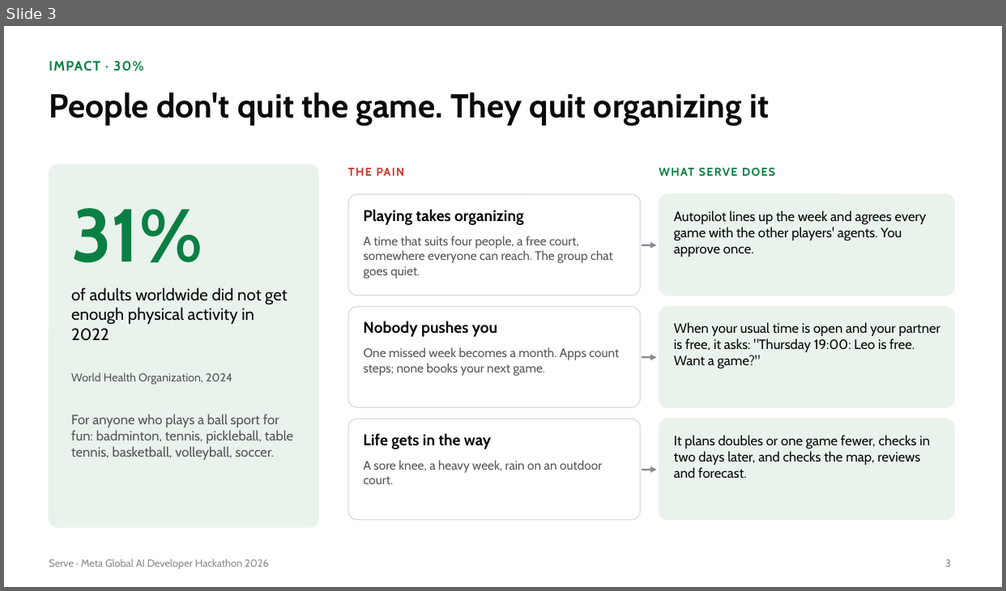
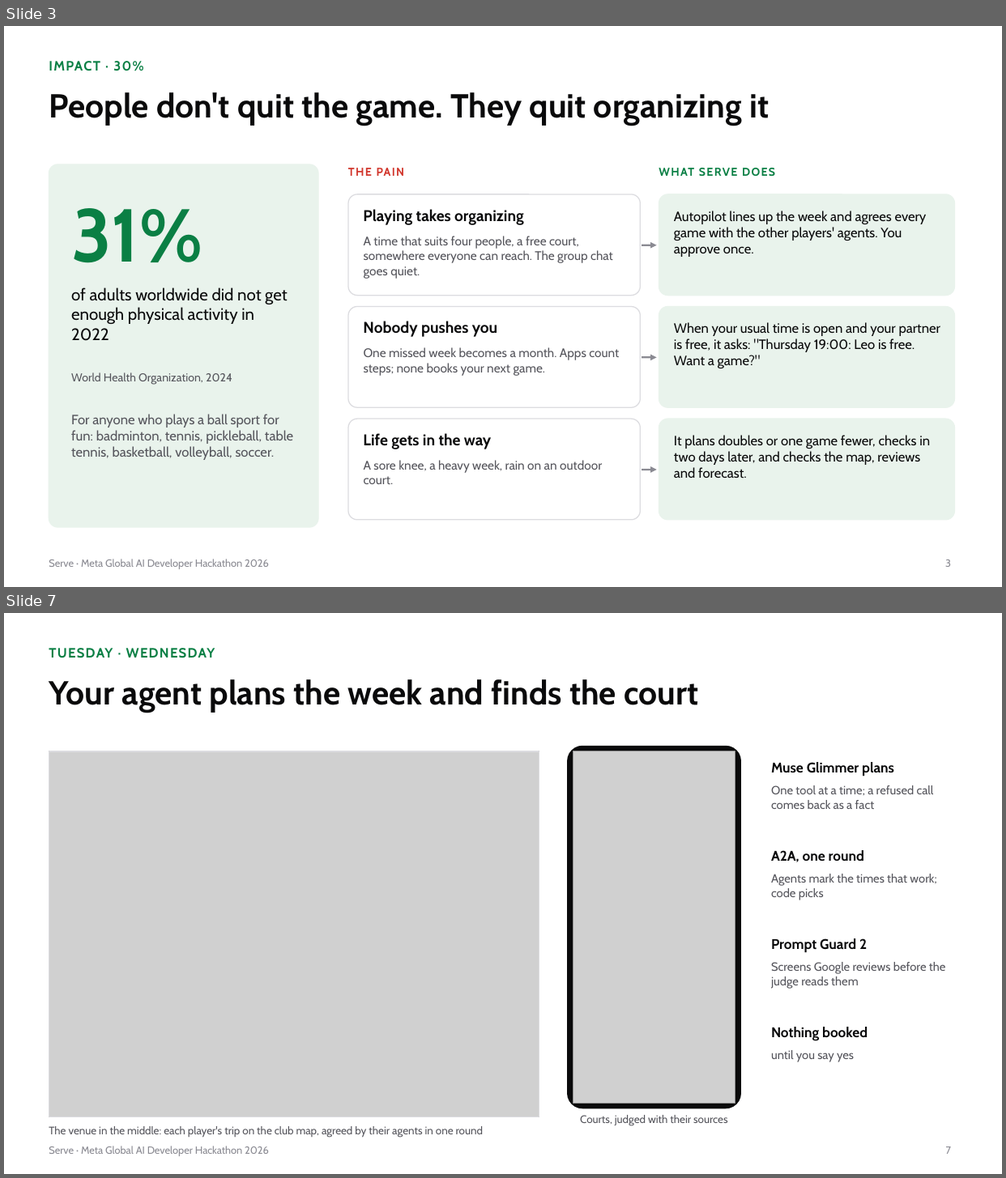
Before and after one commit to gino6178/serve-meta-hackathon, a slide deck: video/deck/Serve_Meta_deck.pptx. Shown one above the other, each under a label of ours: slide 3 before the commit, slides 3 and 7 after it; the slides between them are not shown. The pictures are 1006x591 and 1006x1178 pixels, drawn with LibreOffice and Linux fonts; fonts in the diff are those of the drawing; grey boxes stand for pictures. Boxes give left, top, right and bottom in pixels: in the first picture for what was removed or moved away, otherwise in the second. Text is boxed around its words. In the diff, an @@ line names an element or a change of style, - is before the commit and + after.

```diff
--- a/video/deck/Serve_Meta_deck.pptx
+++ b/video/deck/Serve_Meta_deck.pptx
@@ slide 7 added at (4, 613, 1002, 1174), background #FFFFFF; not listed: 1 template element that a slide beside it also shows @@
@@ text added at (49, 648, 215, 658), 13 pt, text #0A7F44, bold @@
+TUESDAY · WEDNESDAY
@@ title added at (49, 679, 698, 713), 32 pt, text #0A0A0B, bold @@
+Your agent plans the week and finds the court
@@ picture added at (49, 752, 539, 1118) @@
@@ rectangle added at (49, 752, 539, 1118), outline #DCDCE0 1 pt @@
@@ rounded rectangle added at (568, 747, 740, 1109), fill #0A0A0B, outline #0A0A0B 1 pt @@
@@ picture added at (573, 752, 735, 1103) @@
@@ text added at (771, 762, 894, 777), 13.5 pt, text #0A0A0B, bold @@
+Muse Glimmer plans
@@ text added at (771, 786, 934, 809), 11.5 pt, text #55555C @@
+One tool at a time; a refused call comes back as a fact
@@ text added at (771, 850, 864, 862), 13.5 pt, text #0A0A0B, bold @@
+A2A, one round
@@ text added at (771, 874, 936, 901), 11.5 pt, text #55555C @@
+Agents mark the times that work; code picks
@@ text added at (771, 939, 867, 953), 13.5 pt, text #0A0A0B, bold @@
+Prompt Guard 2
@@ text added at (771, 962, 946, 989), 11.5 pt, text #55555C @@
+Screens Google reviews before the judge reads them
@@ text added at (771, 1027, 867, 1041), 13.5 pt, text #0A0A0B, bold @@
+Nothing booked
@@ text added at (771, 1050, 854, 1063), 11.5 pt, text #55555C @@
+until you say yes
@@ text added at (580, 1115, 727, 1127), 10.5 pt, text #55555C @@
+Courts, judged with their sources
@@ text added at (49, 1127, 483, 1138), 10.5 pt, text #55555C @@
+The venue in the middle: each player's trip on the club map, agreed by their agents in one round
@@ page number added at (946, 1147, 951, 1154), 10 pt, text #8A8A92 @@
+7
```
Also in this commit, not shown: 4 slides changed, 5 other slides added, 2 slides removed, 17 other files.
